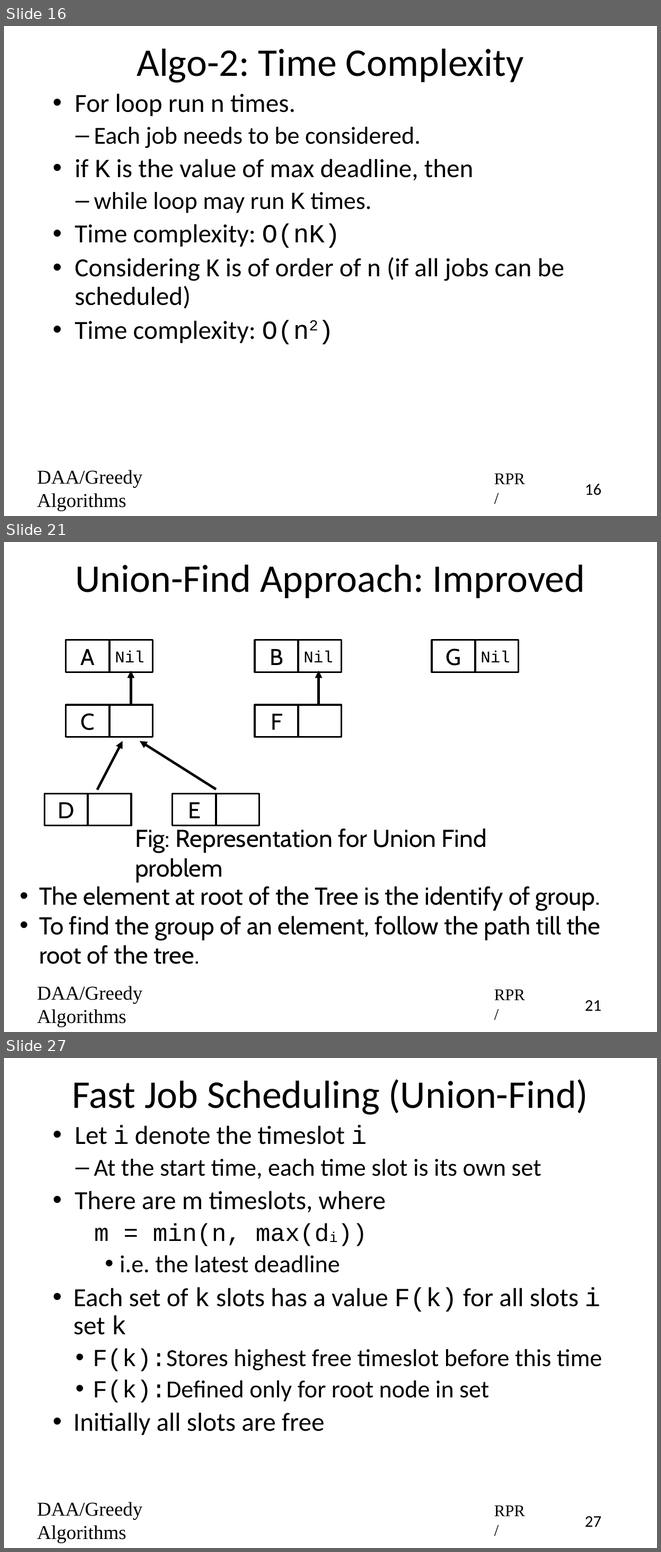
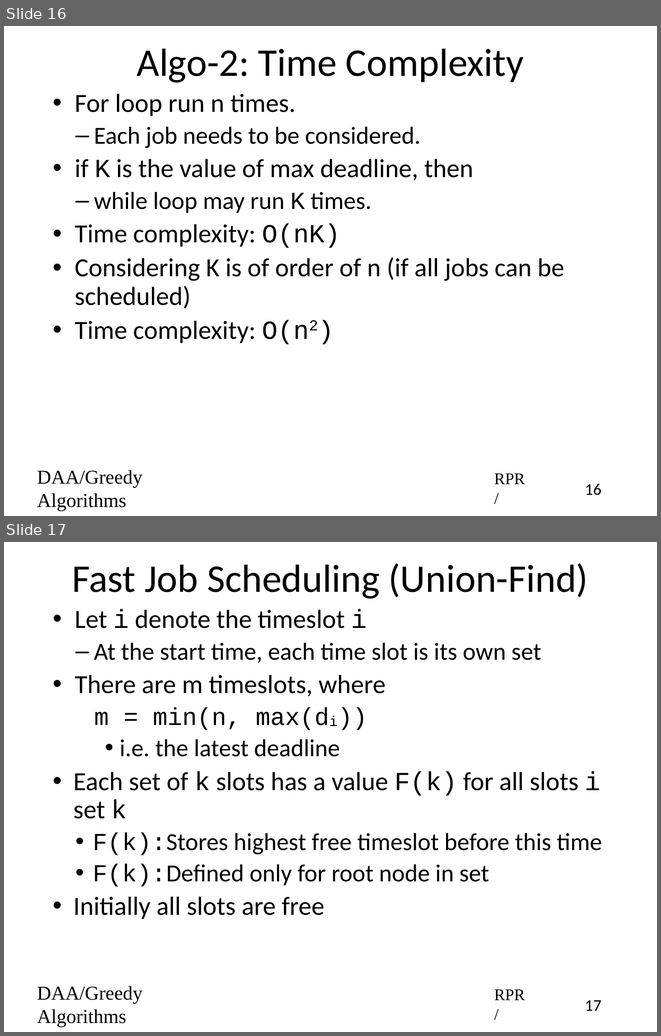
Before and after one commit to rprustagi/2019-17CS43-DAA, a slide deck: Slides-RPR/2019-H1-DAA-L23-Greedy-Algo-JobScheduling.pptx. Shown one above the other, each under a label of ours: slides 16, 21 and 27 before the commit, slides 16 and 17 after it; the slides between them are not shown. The pictures are 661x1552 and 661x1036 pixels, drawn with LibreOffice and Linux fonts; fonts in the diff are those of the drawing. Boxes give left, top, right and bottom in pixels: in the first picture for what was removed or moved away, otherwise in the second. Text is boxed around its words. In the diff, an @@ line names an element or a change of style, - is before the commit and + after.

```diff
--- a/Slides-RPR/2019-H1-DAA-L23-Greedy-Algo-JobScheduling.pptx
+++ b/Slides-RPR/2019-H1-DAA-L23-Greedy-Algo-JobScheduling.pptx
@@ slide 21 removed at (x1=4, y1=542, x2=657, y2=1032), background #FFFFFF @@
@@ title removed at (x1=75, y1=564, x2=585, y2=598) @@
-Union-Find Approach: Improved
@@ rectangle removed at (x1=65, y1=640, x2=109, y2=672) @@
-A
@@ rectangle removed at (x1=109, y1=640, x2=153, y2=672) @@
-Nil
@@ rectangle removed at (x1=255, y1=640, x2=299, y2=672) @@
-B
@@ rectangle removed at (x1=298, y1=640, x2=342, y2=672) @@
-Nil
@@ rectangle removed at (x1=432, y1=640, x2=475, y2=672) @@
-G
@@ rectangle removed at (x1=475, y1=640, x2=518, y2=672) @@
-Nil
@@ arrow removed from (131, 704) to (131, 671) @@
@@ arrow removed from (318, 704) to (318, 671) @@
@@ rectangle removed at (x1=65, y1=705, x2=109, y2=737) @@
-C
@@ rectangle removed at (x1=109, y1=705, x2=153, y2=737) @@
@@ rectangle removed at (x1=255, y1=705, x2=299, y2=737) @@
-F
@@ rectangle removed at (x1=298, y1=705, x2=342, y2=737) @@
@@ arrow removed from (97, 790) to (123, 741) @@
@@ arrow removed from (216, 790) to (140, 741) @@
@@ rectangle removed at (x1=45, y1=794, x2=88, y2=826) @@
-D
@@ rectangle removed at (x1=87, y1=794, x2=131, y2=826) @@
@@ rectangle removed at (x1=173, y1=794, x2=216, y2=826) @@
-E
@@ rectangle removed at (x1=215, y1=794, x2=259, y2=826) @@
@@ text removed at (x1=135, y1=828, x2=487, y2=882) @@
-Fig: Representation for Union Find problem
@@ text removed at (x1=39, y1=886, x2=600, y2=964) @@
-• The element at root of the Tree is the identify of group.
-• To find the group of an element, follow the path till the root of the tree.
@@ text removed at (x1=37, y1=986, x2=142, y2=1027) @@
-DAA/Greedy Algorithms
@@ text removed at (x1=494, y1=989, x2=525, y2=1000) @@
-RPR/
@@ page number removed at (x1=585, y1=1000, x2=601, y2=1011) @@
-21
@@ what was slide 27 is now slide 17 @@
@@ page number at (x1=585, y1=1000, x2=601, y2=1011): text changed @@
-27
+17
```
Also in this commit, not shown: 3 slides changed, 9 other slides removed, 9 other files.
